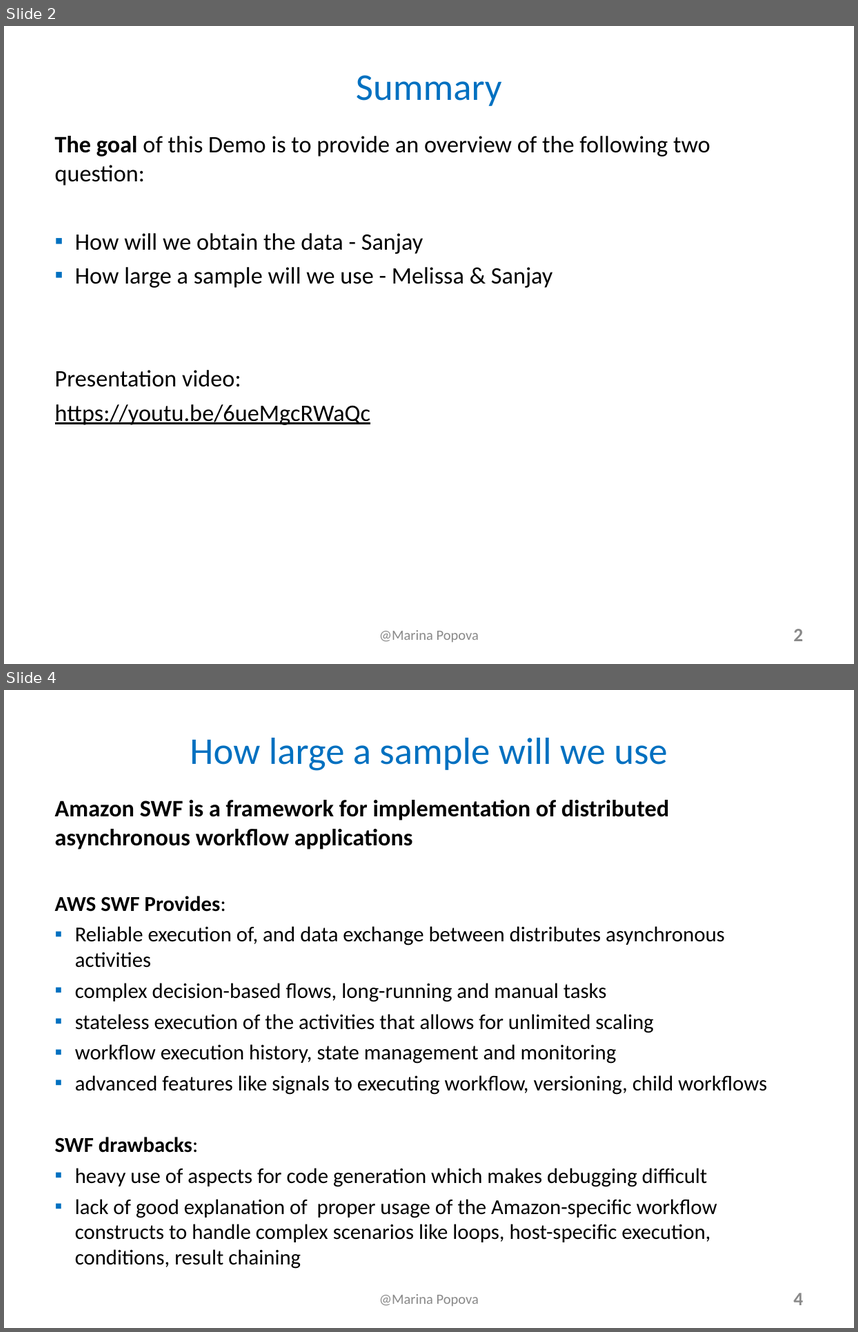
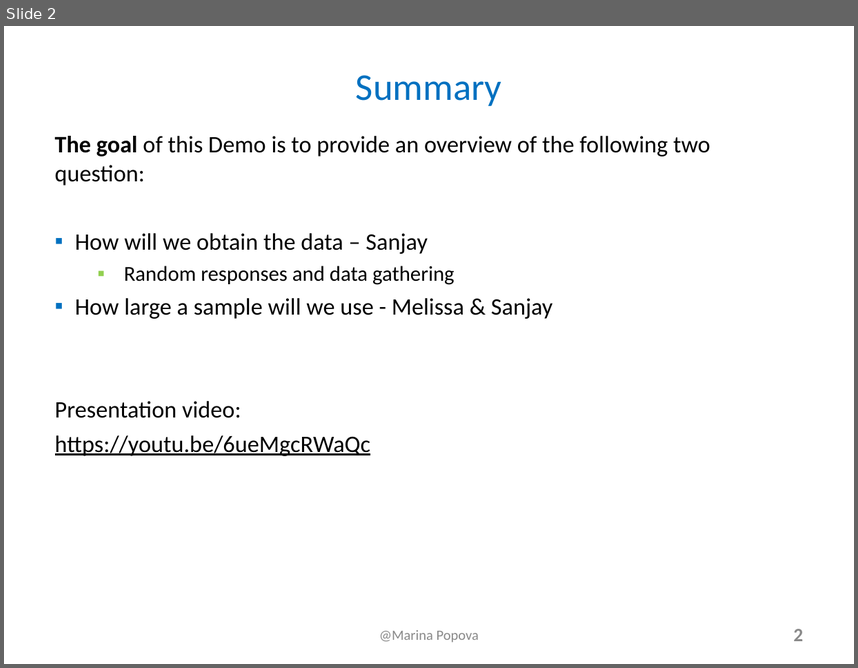
Before and after one commit to stiwarih/E-150-Grad, a slide deck: data-sets/final/SanjayTiwari.ppt. Shown one above the other, each under a label of ours: slides 2 and 4 before the commit, slide 2 after it; the slides between them are not shown. The pictures are 858x1332 and 858x668 pixels, drawn with LibreOffice and Linux fonts; fonts in the diff are those of the drawing. Boxes give left, top, right and bottom in pixels: in the first picture for what was removed or moved away, otherwise in the second. Text is boxed around its words. In the diff, an @@ line names an element or a change of style, - is before the commit and + after.

```diff
--- a/data-sets/final/SanjayTiwari.ppt
+++ b/data-sets/final/SanjayTiwari.ppt
@@ slide 4 removed at <box>4,690,854,1328</box>, background #FFFFFF @@
@@ title removed at <box>190,738,667,771</box> @@
-How large a sample will we use
@@ text removed at <box>55,800,767,1268</box> @@
-Amazon SWF is a framework for implementation of distributed asynchronous workflow applications
-AWS SWF Provides:
-▪ Reliable execution of, and data exchange between distributes asynchronous activities
-▪ complex decision-based flows, long-running and manual tasks
-▪ stateless execution of the activities that allows for unlimited scaling
-▪ workflow execution history, state management and monitoring
-▪ advanced features like signals to executing workflow, versioning, child workflows
-SWF drawbacks:
-▪ heavy use of aspects for code generation which makes debugging difficult
-▪ lack of good explanation of proper usage of the Amazon-specific workflow constructs to handle complex scenarios like loops, host-specific execution, conditions, result chaining
@@ text removed at <box>379,1294,479,1305</box> @@
-@Marina Popova
@@ page number removed at <box>793,1292,803,1305</box> @@
-4
@@ slide 2 changed as well @@
@@ text at <box>75,233,455,285</box>: text changed; size 20 to 18 pt @@
-▪ How will we obtain the data - Sanjay
+▪ How will we obtain the data – Sanjay
+  ▪ Random responses and data gathering
```
Also in this commit, not shown: 2 other slides changed, 3 slides added, 1 other slide removed, 3 other files.
